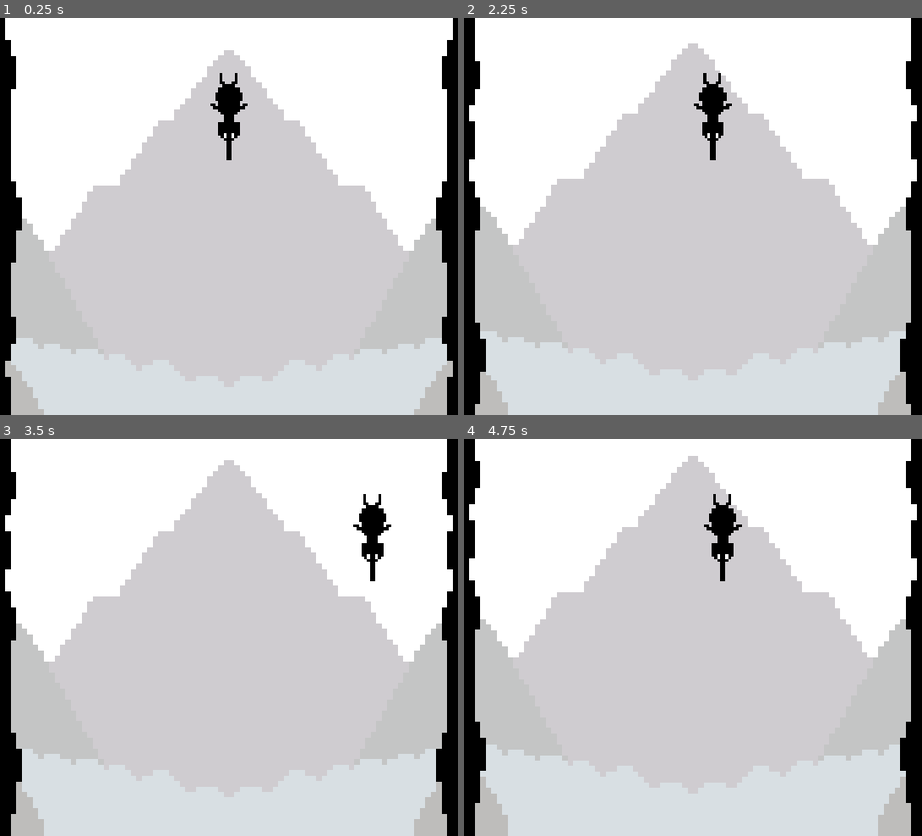
Above: before the commit, frames 1-4 (two rows, left to right).
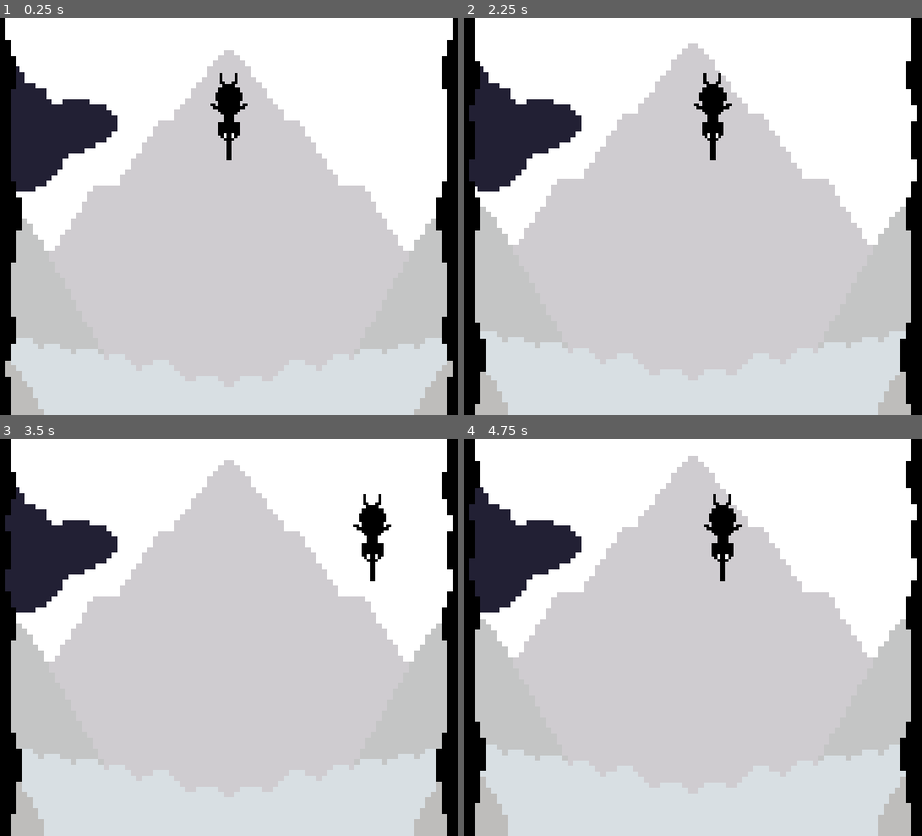
Above: after the commit, the same moments.

Repository: ClarkThyLord/Kiwi-Airborne
Game: Godot game, scene res://scenes/Game/Game.tscn
Two runs of this game, one before a commit and one after it. Both use one fixed random seed, a clock stepped at 60 frames per second and the inputs below.
Inputs:
- Up to frame 1 (0.25 s): no input
- Up to frame 2 (2.25 s): hold Right (ui_right) 0.53-1.28 s; hold Left (ui_left) 1.28-2.03 s; hold Right (ui_right) from 2.03 s (still down)
- Up to frame 3 (3.5 s): keep holding Right (ui_right)
- Up to frame 4 (4.75 s): release Right (ui_right) at 3.53 s; hold Left (ui_left) from 3.53 s (still down)

The runs differ from the first frame. In frame 1, 4.0% of the frame differs, in the area x 2-26%, y 12-44%; in frame 2, 4.2%; in frame 3, 4.2%, in the area x 1-26%, y 12-44%; in frame 4, 4.2%.

Commit message:
progress on Objects & Rocks
Clark was here :V

Diff:
--- a/entities/Kiwi/Kiwi.gd
+++ b/entities/Kiwi/Kiwi.gd
@@ -21,7 +21,8 @@
 	var direction : Vector2
 	if Input.is_action_pressed("ui_right"): direction += Vector2.RIGHT
 	if Input.is_action_pressed("ui_left"): direction += Vector2.LEFT
-	translate(direction * Speed * delta)
+#	translate(direction * Speed * delta)
+	move_and_collide(direction * Speed * delta)
 
 func _draw():
 	draw_circle(Vector2.ZERO, 32, Color.green)
--- /dev/null
+++ b/objects/object.gd
@@ -0,0 +1,33 @@
+tool
+extends StaticBody2D
+
+
+
+# Declarations
+onready var CollisionPolygon2DRef := CollisionPolygon2D.new()
+
+
+enum Types { Pickable, Obstruction }
+export(Types) var Type := Types.Pickable
+
+
+
+# Core
+func _ready():
+	add_child(CollisionPolygon2DRef)
+	add_to_group(Types.keys()[Type].to_lower())
+
+
+func image_to_collision_polygon(texture : Texture):
+	var bm = BitMap.new()
+	bm.create_from_image_alpha(texture.get_data())
+	var points = bm.opaque_to_polygons(
+		Rect2(
+			0,
+			0,
+			texture.get_width(),
+			texture.get_height()
+		)
+	)
+	if points.size() > 0:
+		CollisionPolygon2DRef.set_polygon(points[0])
--- /dev/null
+++ b/objects/rock/Rock.gd
@@ -0,0 +1,23 @@
+tool
+extends "res://objects/object.gd"
+
+
+
+# Refrences
+onready var SpriteRef := get_node("Sprite")
+
+
+
+# Declarations
+export(int, 0, 5) var Version := 0 setget set_version
+func set_version(version : int) -> void:
+	Version = int(clamp(version, 0, 5))
+	if is_instance_valid(SpriteRef):
+		SpriteRef.texture = load("res://assets/objects/rocks/" + str(version + 1) + ".png")
+		image_to_collision_polygon(SpriteRef.texture)
+
+
+
+# Core
+func _ready():
+	set_version(Version)
--- /dev/null
+++ b/objects/rock/Rock.tscn
@@ -0,0 +1,12 @@
+[gd_scene load_steps=3 format=2]
+
+[ext_resource path="res://objects/rock/Rock.gd" type="Script" id=1]
+[ext_resource path="res://assets/objects/rocks/1.png" type="Texture" id=2]
+
+[node name="Rock" type="StaticBody2D"]
+scale = Vector2( 8.258, 8.219 )
+script = ExtResource( 1 )
+
+[node name="Sprite" type="Sprite" parent="."]
+texture = ExtResource( 2 )
+centered = false
--- a/scenes/Game/Game.tscn
+++ b/scenes/Game/Game.tscn
@@ -1,10 +1,11 @@
-[gd_scene load_steps=7 format=2]
+[gd_scene load_steps=8 format=2]
 
 [ext_resource path="res://entities/Kiwi/Kiwi.tscn" type="PackedScene" id=1]
 [ext_resource path="res://scenes/Game/Game.gd" type="Script" id=2]
 [ext_resource path="res://assets/game/background.png" type="Texture" id=3]
 [ext_resource path="res://assets/game/walls.png" type="Texture" id=4]
 [ext_resource path="res://assets/game/mountains.png" type="Texture" id=5]
+[ext_resource path="res://objects/rock/Rock.tscn" type="PackedScene" id=6]
 
 [sub_resource type="RectangleShape2D" id=1]
 extents = Vector2( 300, 10 )
@@ -25,6 +26,10 @@
 region_rect = Rect2( 0, 0, 124, 73 )
 
 [node name="Objects" type="Node2D" parent="."]
+
+[node name="Rock" parent="Objects" instance=ExtResource( 6 )]
+position = Vector2( 128, 65 )
+Version = 1
 
 [node name="Walls" type="StaticBody2D" parent="."]
 
Binary file added: assets/objects/rocks/1.png
Not shown, added: assets/objects/rocks/1.png.import
Binary file added: assets/objects/rocks/2.png
Not shown, added: assets/objects/rocks/2.png.import
Binary file added: assets/objects/rocks/3.png
Not shown, added: assets/objects/rocks/3.png.import
Binary file added: assets/objects/rocks/4.png
Not shown, added: assets/objects/rocks/4.png.import
Binary file added: assets/objects/rocks/5.png
Not shown, added: assets/objects/rocks/5.png.import
Binary file added: assets/objects/rocks/6.png
Not shown, added: assets/objects/rocks/6.png.import
